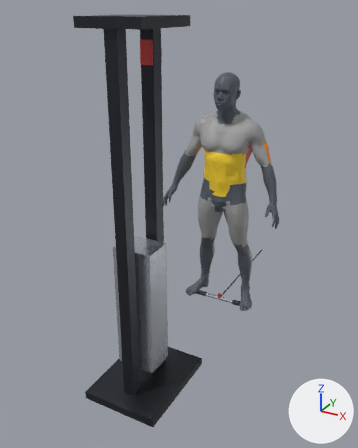
One commit to the Blender file assets_3d/source_blend/lats_straight_arm_cable_pulldown.blend: the scene before it, then after it.
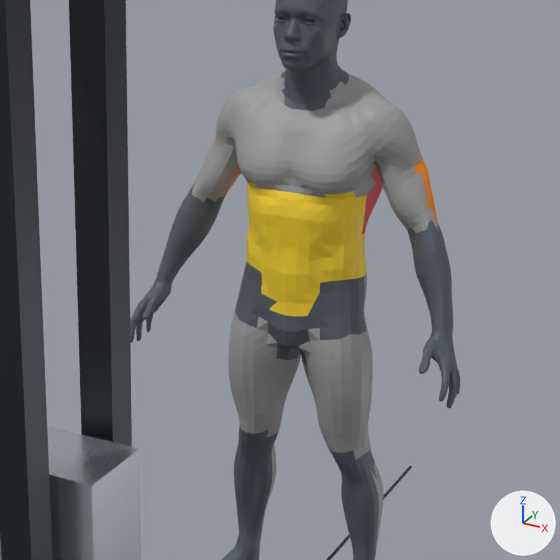
Each version is shown whole from a camera (50 mm lens) standing at (1.39, -3.22, 2.19) and looking at (-0.14, -0.43, 0.8), then close up on the part from 33% to 88% of the width and 19% to 63% of the height. Every picture has the same lights, and +X, +Y and +Z are marked at lower right. The first two pictures are the older version.

In view in the first close-up: 'Body_Head_Neck', 'Body_Joints_Hands_Feet', 'Equip_CableTower', 'Mesh_Muscle_Abs_Core', 'Mesh_Muscle_Biceps', 'Mesh_Muscle_Calves', 'Mesh_Muscle_Chest', 'Mesh_Muscle_Quads', 'Mesh_Muscle_Shoulders', 'Mesh_Muscle_Traps', 'Mesh_Muscle_Triceps' and 4 more.
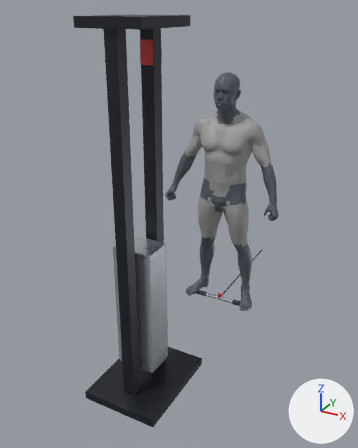
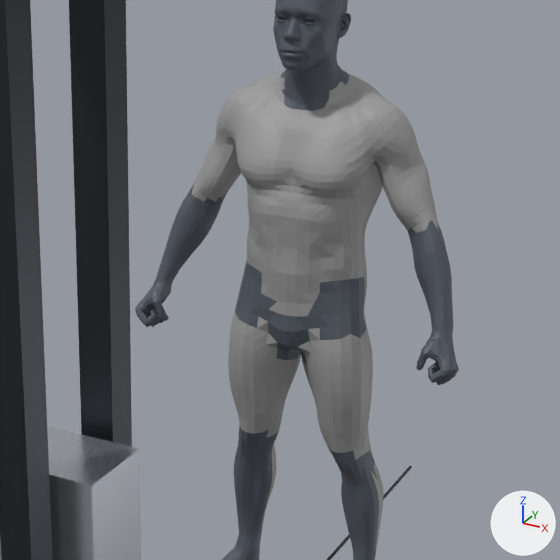
Location of each change, (x1, y1, x2, y2) in pixels of the close-ups (560 x 560 px; the box of a moved part takes in the faces that stretch with it):
'Body_Joints_Hands_Feet', reshaped: before (130, 95, 460, 560); after (135, 95, 459, 560)
'Mesh_Muscle_Abs_Core', recoloured (yellow to grey): (246, 180, 367, 316) in both
'Mesh_Muscle_Triceps', recoloured: (210, 139, 439, 226) in both
part 1 of me_body_joints_hands_feet, moved or reshaped: before (130, 205, 202, 343); after (135, 205, 202, 327)
part 2 of me_body_joints_hands_feet, moved or reshaped: before (351, 261, 460, 408); after (351, 261, 459, 385)
part 3 of me_mesh_muscle_shoulders, reshaped: before (374, 151, 410, 172); after (418, 154, 427, 172)

The edits, one by one:
Material 'Mat_Muscle_Triceps' (mat_mat_muscle_triceps) changes colour from orange #f98b00 to grey #9e9e9e; in linear values from (0.95, 0.26, 0.0) to (0.341, 0.341, 0.341).
Material 'Mat_Muscle_Abs_Core' (mat_mat_muscle_abs_core) changes colour from yellow #fdd730 to grey #9e9e9e; in linear values from (0.98, 0.68, 0.03) to (0.341, 0.341, 0.341).
me_body_joints_hands_feet is used by ob_body_joints_hands_feet; location (0.0, 0.0, 0.0).
me_body_joints_hands_feet had 2846 vertices, 3774 faces and spanned x -0.464..0.464, y -0.153..0.146, z 0.0..1.464.
me_body_joints_hands_feet now has 2897 vertices, 3770 faces and spans x -0.456..0.456, y -0.121..0.146, z 0.0..1.465.
me_body_joints_hands_feet part 1: 23 vertices moved from x -0.445..-0.378, y -0.114..-0.022, z 0.793..0.914 to x -0.451..-0.373, y -0.111..-0.022, z 0.821..0.914; 325 vertices removed from x -0.464..-0.329, y -0.152..0.041, z 0.756..1.12; 361 vertices added at x -0.456..-0.334, y -0.121..0.037, z 0.796..1.117.
me_body_joints_hands_feet part 2: 18 vertices moved from x 0.179..0.445, y -0.118..-0.021, z 0.825..0.914 to x 0.181..0.445, y -0.117..-0.02, z 0.825..0.915; 327 vertices removed from x 0.285..0.464, y -0.153..0.071, z 0.756..1.112; 369 vertices added at x 0.289..0.456, y -0.121..0.071, z 0.796..1.104.
Other edits to the shape of me_body_joints_hands_feet do not show in these pictures.
me_mesh_muscle_shoulders is used by ob_mesh_muscle_shoulders; location (0.0, 0.0, 0.0).
me_mesh_muscle_shoulders had 254 vertices, 218 faces and spanned x -0.294..0.29, y -0.074..0.15, z 1.294..1.481.
me_mesh_muscle_shoulders now has 243 vertices, 208 faces and spans x -0.294..0.294, y -0.074..0.15, z 1.294..1.481.
me_mesh_muscle_shoulders part 3: 8 vertices removed from x 0.189..0.257, y -0.019..0.118, z 1.299..1.328; 3 vertices added at x 0.289..0.294, y 0.035..0.064, z 1.299..1.301.
Other edits to the shape of me_mesh_muscle_shoulders do not show in these pictures.
